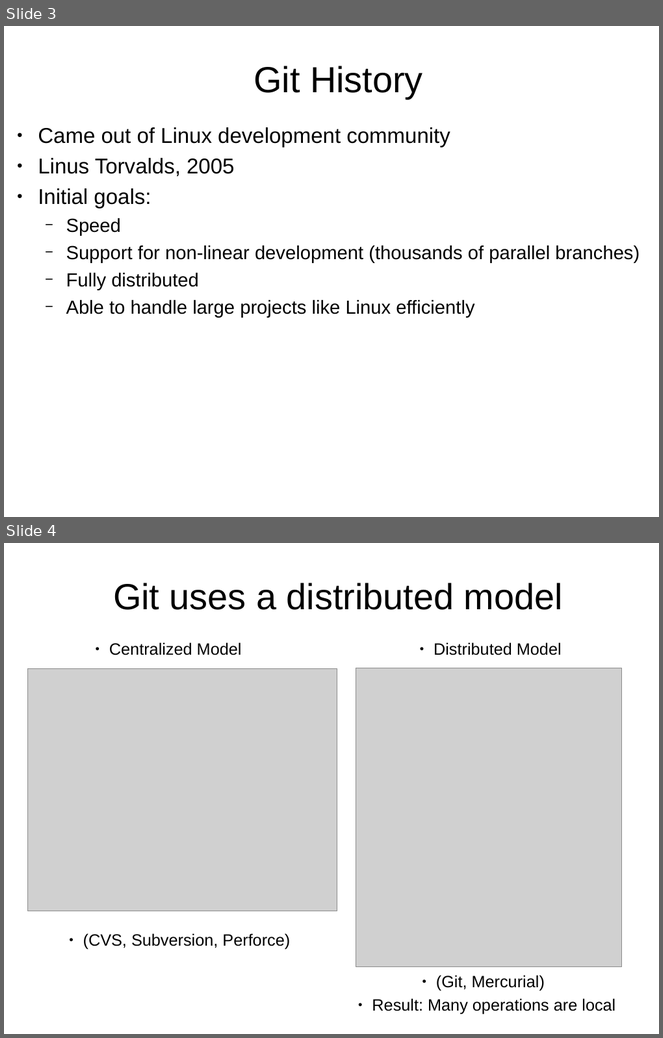
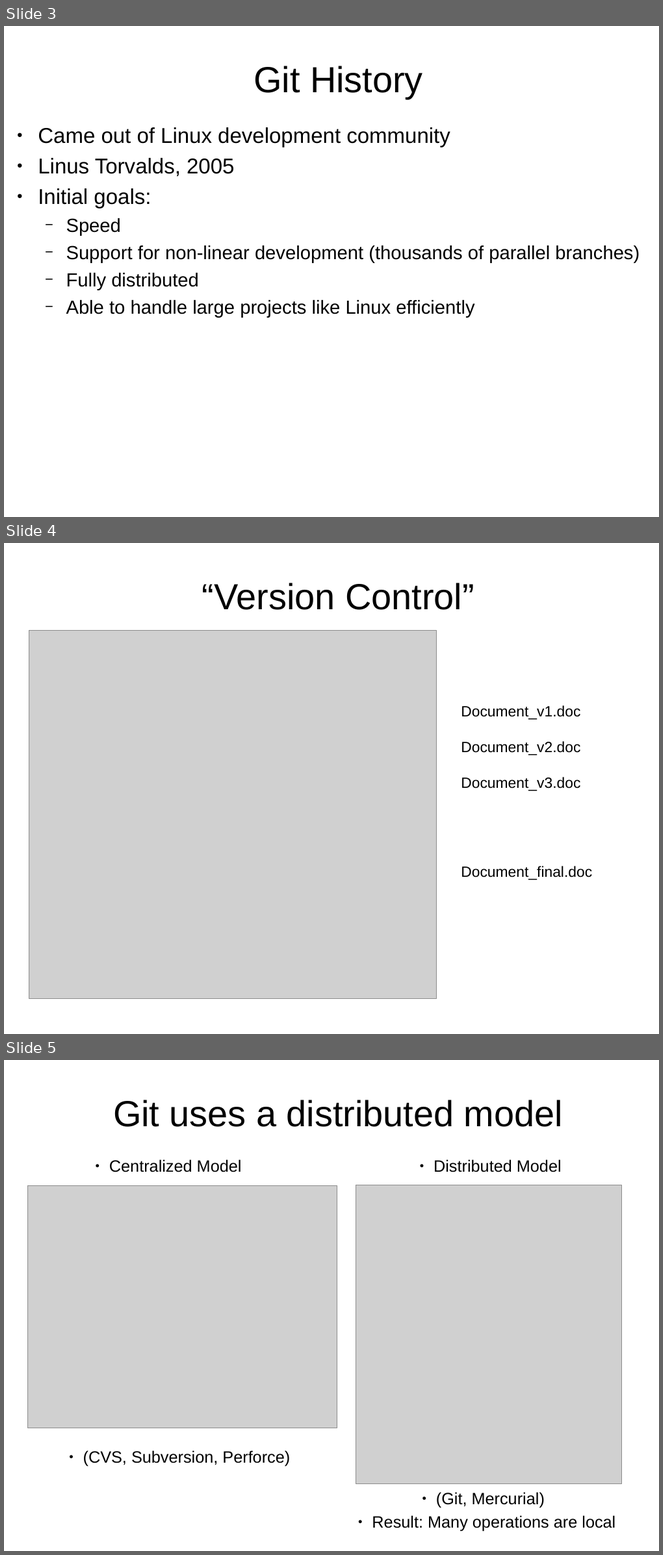
Before and after one commit to akosiorek/CSE, a slide deck: git_tutorial/git.odp. Shown one above the other, each under a label of ours: slides 3 and 4 before the commit, slides 3, 4 and 5 after it. The pictures are 663x1038 and 663x1555 pixels, drawn with LibreOffice and Linux fonts; fonts in the diff are those of the drawing; grey boxes stand for pictures. Boxes give left, top, right and bottom in pixels: in the first picture for what was removed or moved away, otherwise in the second. Text is boxed around its words. In the diff, an @@ line names an element or a change of style, - is before the commit and + after.

```diff
--- a/git_tutorial/git.odp
+++ b/git_tutorial/git.odp
@@ slide 4 added at box(4, 543, 659, 1034), background #FFFFFF @@
@@ title added at box(202, 583, 475, 610), 44 pt, text #000000 @@
+“Version Control”
@@ picture added at box(29, 630, 436, 999) @@
@@ text added at box(461, 705, 592, 880), 18 pt, text #000000 @@
+Document_v1.doc
+Document_v2.doc
+Document_v3.doc
+Document_final.doc
@@ what was slide 4 is now slide 5 @@
```
Also in this commit, not shown: 1 slide changed, 1 other slide added, 1 other file.
